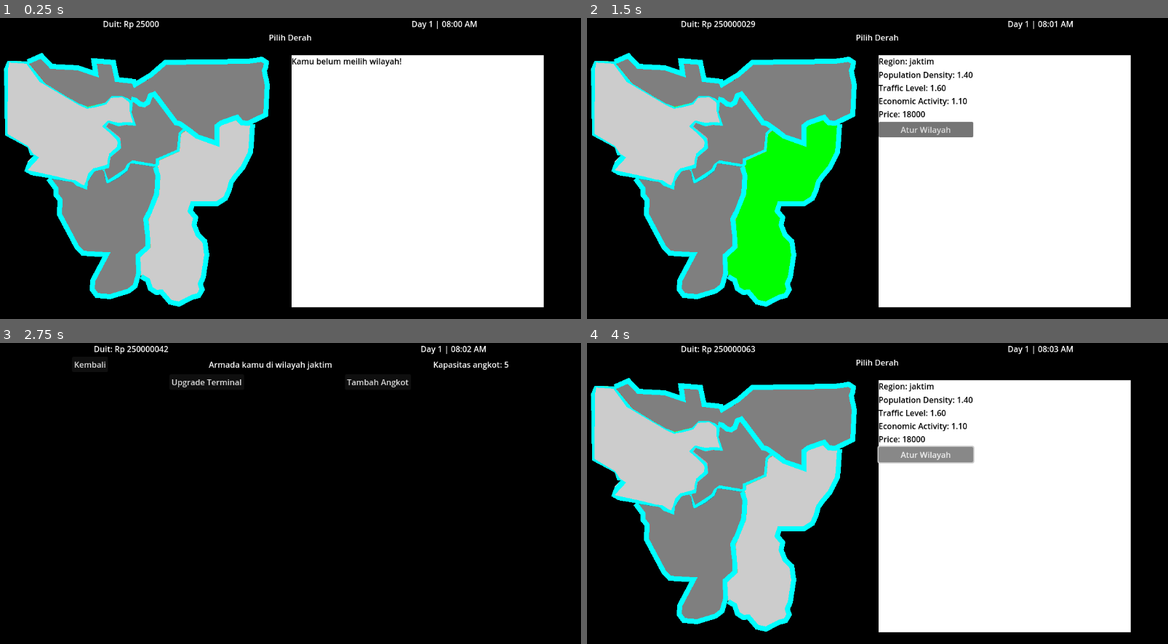
Above: before the commit, frames 1-4 (two rows, left to right).
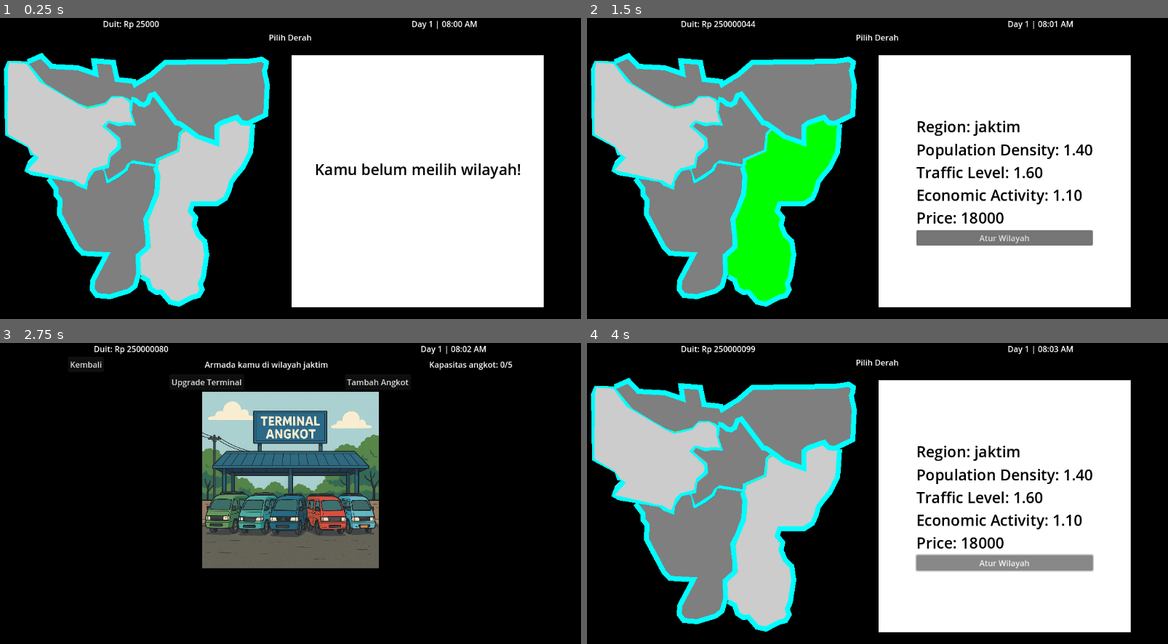
Above: after the commit, the same moments.

Repository: murifq/individual-game-jam
Game: Godot game, scene res://scenes/MainUI/SelectMap.tscn
Two runs of this game, one before a commit and one after it. Both use one fixed random seed, a clock stepped at 60 frames per second and the inputs below.
Inputs (mouse positions are in pixels of both pictures, inside the frame that each line leads up to):
- Up to frame 1 (0.25 s): no input
- Up to frame 2 (1.5 s): tap Enter at 0.5 s; move the mouse to (587, 54) at 0.52 s; click (587, 54) at 0.67 s; tap Space at 1.25 s; move the mouse to (784, 171) at 1.27 s; click (784, 171) at 1.42 s
- Up to frame 3 (2.75 s): click "Atur Wilayah" at 2 s
- Up to frame 4 (4 s): click "Kembali" at 2.75 s; click "Atur Wilayah" at 3.5 s

The runs differ from the first frame. In frame 1, 0.9% of the frame differs, in the area x 50-90%, y 13-54%; in frame 2, 5.0%; in frame 3, 18%, in the area x 12-89%, y 0-75%; in frame 4, 5.4%.

Commit message:
fully functional for angkot, terminal, drivers, and regions

Diff:
--- a/scenes/MainUI/DriverList.tscn
+++ b/scenes/MainUI/DriverList.tscn
@@ -39,12 +39,12 @@
 
 [node name="LabelTitle" type="Label" parent="VBoxContainer/HBoxContainer2"]
 layout_mode = 2
-text = "Available Drivers"
+text = "Supir Kamu"
 horizontal_alignment = 1
 
 [node name="LabelNumberDrivers" type="Label" parent="VBoxContainer/HBoxContainer2"]
 layout_mode = 2
-text = "Available Drivers"
+text = "Jumlah supir:"
 horizontal_alignment = 1
 
 [node name="HBoxContainer3" type="HBoxContainer" parent="VBoxContainer"]
--- a/scenes/MainUI/MainUI.tscn
+++ b/scenes/MainUI/MainUI.tscn
@@ -1,8 +1,9 @@
-[gd_scene load_steps=5 format=3 uid="uid://d1dxhlx0pw8bv"]
+[gd_scene load_steps=6 format=3 uid="uid://d1dxhlx0pw8bv"]
 
 [ext_resource type="Script" path="res://scripts/MainUI/main_ui.gd" id="1_6gwic"]
 [ext_resource type="Texture2D" uid="uid://dhr1hbu3sgl8j" path="res://assets/Angkot.png" id="2_ciema"]
 [ext_resource type="PackedScene" uid="uid://c6243b85k6e7" path="res://scenes/components/InformationBar.tscn" id="2_mlvbv"]
+[ext_resource type="Texture2D" uid="uid://i1gevggbqpy3" path="res://assets/terminal/TerminalLevel2.png" id="3_vg2i0"]
 [ext_resource type="Script" path="res://scripts/time/time_manager.gd" id="4_bkq7u"]
 
 [node name="MainUI" type="ColorRect" groups=["time_display"]]
@@ -21,7 +22,7 @@
 anchors_preset = 15
 anchor_right = 1.0
 anchor_bottom = 1.0
-offset_bottom = -555.0
+offset_bottom = -201.0
 grow_horizontal = 2
 grow_vertical = 2
 
@@ -70,6 +71,21 @@
 [node name="AddAngkotButton" type="Button" parent="VBoxContainer/HBoxContainer3"]
 layout_mode = 2
 text = "Tambah Angkot"
+
+[node name="HBoxContainer4" type="HBoxContainer" parent="VBoxContainer"]
+layout_mode = 2
+theme_override_constants/separation = 200
+alignment = 1
+
+[node name="CenterContainer" type="CenterContainer" parent="VBoxContainer/HBoxContainer4"]
+layout_mode = 2
+
+[node name="TerminalImage" type="TextureRect" parent="VBoxContainer/HBoxContainer4/CenterContainer"]
+custom_minimum_size = Vector2(350, 350)
+layout_mode = 2
+texture = ExtResource("3_vg2i0")
+expand_mode = 3
+stretch_mode = 4
 
 [node name="MarginContainer" type="MarginContainer" parent="."]
 layout_mode = 1
@@ -111,7 +127,8 @@
 [node name="AssignDriverButton" type="Button" parent="MarginContainer/ScrollContainer/AngkotList/AngkotItem/VBoxContainer"]
 custom_minimum_size = Vector2(0, 64)
 layout_mode = 2
-text = "Assign Driver"
+text = "Pilih
+Supir"
 
 [node name="OperateButton" type="Button" parent="MarginContainer/ScrollContainer/AngkotList/AngkotItem/VBoxContainer"]
 custom_minimum_size = Vector2(0, 64)
@@ -137,7 +154,7 @@
 [node name="UpgradeButton" type="Button" parent="MarginContainer/ScrollContainer/AngkotList/AngkotItem/VBoxContainer3"]
 layout_mode = 2
 size_flags_vertical = 3
-text = "Upgrade"
+text = "Tingkatkan"
 
 [node name="TimeManager" type="Node" parent="." groups=["time_display"]]
 script = ExtResource("4_bkq7u")
@@ -198,8 +215,12 @@
 theme_override_constants/h_separation = 100
 text = "Cancel"
 
-[node name="ConfirmButton" type="Button" parent="ConfirmationBox/VBoxContainer/CenterContainer2/HBoxContainer"]
+[node name="ConfirmAngkotButton" type="Button" parent="ConfirmationBox/VBoxContainer/CenterContainer2/HBoxContainer"]
 layout_mode = 2
 text = "Ok"
 
+[node name="ConfirmTerminalButton" type="Button" parent="ConfirmationBox/VBoxContainer/CenterContainer2/HBoxContainer"]
+layout_mode = 2
+text = "Ok"
+
 [connection signal="timeout" from="TimeManager/Timer" to="." method="_on_timer_timeout"]
--- a/scenes/MainUI/SelectMap.tscn
+++ b/scenes/MainUI/SelectMap.tscn
@@ -88,22 +88,27 @@
 layout_mode = 2
 size_flags_vertical = 4
 
-[node name="VBoxContainer" type="VBoxContainer" parent="HBoxContainer/ColorRect"]
+[node name="CenterContainer" type="CenterContainer" parent="HBoxContainer/ColorRect"]
 layout_mode = 0
-offset_right = 40.0
-offset_bottom = 40.0
+offset_right = 501.0
+offset_bottom = 498.0
 
-[node name="RegionLabel" type="Label" parent="HBoxContainer/ColorRect/VBoxContainer"]
+[node name="VBoxContainer" type="VBoxContainer" parent="HBoxContainer/ColorRect/CenterContainer"]
+layout_mode = 2
+
+[node name="RegionLabel" type="Label" parent="HBoxContainer/ColorRect/CenterContainer/VBoxContainer"]
 layout_mode = 2
 theme_override_colors/font_color = Color(0, 0, 0, 1)
+theme_override_font_sizes/font_size = 30
 text = "Region:"
 
-[node name="StatsLabel" type="Label" parent="HBoxContainer/ColorRect/VBoxContainer"]
+[node name="StatsLabel" type="Label" parent="HBoxContainer/ColorRect/CenterContainer/VBoxContainer"]
 layout_mode = 2
 theme_override_colors/font_color = Color(0, 0, 0, 1)
+theme_override_font_sizes/font_size = 30
 text = "Stats:"
 
-[node name="Button" type="Button" parent="HBoxContainer/ColorRect/VBoxContainer"]
+[node name="Button" type="Button" parent="HBoxContainer/ColorRect/CenterContainer/VBoxContainer"]
 visible = false
 layout_mode = 2
 text = "Buy Region"
--- a/scripts/MainUI/driver_list.gd
+++ b/scripts/MainUI/driver_list.gd
@@ -5,6 +5,7 @@
 
 @onready var back_button = $VBoxContainer/HBoxContainer2/BackButton
 @onready var add_drivers_button = $VBoxContainer/HBoxContainer3/AddDrivers
+@onready var label_number_drivers = $VBoxContainer/HBoxContainer2/LabelNumberDrivers  # Label to display the number of drivers
 
 func _ready():
 	# Hide the template node
@@ -23,24 +24,12 @@
 		if child != driver_item_template:
 			child.queue_free()
 	driver_item_template.visible = false
-	# Add a "Detach Driver" option if the selected Angkot has a driver
-	if Global.selected_angkot and Global.selected_angkot.driver:
-		var detach_item = driver_item_template.duplicate()
-		detach_item.visible = true
 
-		var DriverName = detach_item.get_node("DriverName")
-		var DriverStats = detach_item.get_node("DriverStats")
-		var AssignButton = detach_item.get_node("AssignButton")
+	# Update the label to show the total number of drivers
+	label_number_drivers.text = "Jumlah supir: %d" % Global.drivers.size()
 
-		DriverName.text = "Detach Driver"
-		DriverStats.text = "Remove the current driver from this Angkot."
-		AssignButton.text = "Detach"
-		AssignButton.connect("pressed", self._on_detach_driver_pressed)
-
-		driver_list_container.add_child(detach_item)
-
-	# Add each available driver to the list
-	for driver in get_all_available_drivers():
+	# Add each driver to the list
+	for driver in Global.drivers:
 		var driver_item = driver_item_template.duplicate()
 		driver_item.visible = true
 
@@ -57,8 +46,13 @@
 			driver.fee
 		]
 
-		# Connect the Assign button
-		AssignButton.connect("pressed", self._on_assign_button_pressed.bind(driver))
+		# Set AssignButton text and behavior
+		if driver.is_assigned and driver == Global.selected_angkot.driver:
+			AssignButton.text = "Lepaskan"
+			AssignButton.connect("pressed", self._on_detach_driver_pressed.bind(driver))
+		else:
+			AssignButton.text = "Tetapkan"
+			AssignButton.connect("pressed", self._on_assign_button_pressed.bind(driver))
 
 		# Connect the Fire button
 		FireButton.connect("pressed", self._on_fire_button_pressed.bind(driver))
@@ -89,21 +83,23 @@
 	else:
 		print("No Angkot selected!")
 
-func _on_detach_driver_pressed():
+func _on_detach_driver_pressed(driver: Driver):
 	# Detach the driver from the currently selected Angkot
-	if Global.selected_angkot and Global.selected_angkot.driver:
-		Global.selected_angkot.driver.is_assigned = false
-		Global.selected_angkot.driver = null
-		print("Driver detached from %s" % Global.selected_angkot.name)
+	for angkot in Global.angkots:
+		if angkot.driver == driver:
+			angkot.driver = null
+			driver.is_assigned = false
+			print("Driver %s has been detached from Angkot %s" % [driver.name, angkot.name])
+			break
 
-		# Return to the MainUI scene
-		get_tree().change_scene_to_file("res://scenes/MainUI/MainUI.tscn")
+	# Update the driver list UI
+	populate_driver_list()
 
 func _on_fire_button_pressed(driver: Driver):
-# Check if the driver is assigned to an Angkot
+	# Check if the driver is assigned to an Angkot
 	for angkot in Global.angkots:
 		if angkot.driver == driver:
-	# Detach the driver from the Angkot
+			# Detach the driver from the Angkot
 			angkot.driver = null
 			print("Driver %s has been detached from Angkot %s" % [driver.name, angkot.name])
 			break
--- a/scripts/MainUI/main_ui.gd
+++ b/scripts/MainUI/main_ui.gd
@@ -11,9 +11,14 @@
 @onready var upgrade_terminal_button = $VBoxContainer/HBoxContainer3/UpgradeTerminalButton
 
 @onready var label_info = $ConfirmationBox/VBoxContainer/CenterContainer/InfoLabel
-@onready var confirm_button = $ConfirmationBox/VBoxContainer/CenterContainer2/HBoxContainer/ConfirmButton
+
+@onready var confirm_terminal_button = $ConfirmationBox/VBoxContainer/CenterContainer2/HBoxContainer/ConfirmTerminalButton
+@onready var confirm_ankot_button = $ConfirmationBox/VBoxContainer/CenterContainer2/HBoxContainer/ConfirmAngkotButton
+
 @onready var cancel_button = $ConfirmationBox/VBoxContainer/CenterContainer2/HBoxContainer/CancelButton
 @onready var confirmation_box = $ConfirmationBox
+
+@onready var terminal_image = $VBoxContainer/HBoxContainer4/CenterContainer/TerminalImage
 
 func _ready():
 	if not Global.is_initialized:
@@ -21,7 +26,7 @@
 
 	# Set up the label for the selected region
 	label_page.text = "Armada kamu di wilayah " + Global.selected_region
-	label_capacity.text = "Kapasitas angkot: " + str(Global.terminals[Global.selected_region].capacity)
+
 	angkot_item_template.visible = false
 
 	# Connect the BackButton
@@ -31,8 +36,8 @@
 	cancel_button.pressed.connect(self._on_cancel_upgrade_button_pressed)
 
 	# Connect the ConfirmButton
-	confirm_button.pressed.connect(self._on_confirm_upgrade_button_pressed)
-
+	#confirm_button.pressed.connect(self._on_confirm_upgrade_button_pressed)
+	upgrade_terminal_button.connect("pressed", self._on_upgrade_terminal_button_pressed.bind(Global.terminals[Global.selected_region]))
 	# Connect the AddAngkotButton
 	add_angkot_button.pressed.connect(self._on_add_angkot_button_pressed)
 
@@ -45,7 +50,16 @@
 		if child != angkot_item_template:  # Skip the template
 			child.queue_free()
 
-	# Create buttons for each angkot
+	# Get the terminal for the selected region
+	var terminal = Global.terminals[Global.selected_region]
+	terminal_image.texture = load(terminal.image_path)
+
+	# Count the number of angkots in the selected region
+	var angkots_in_region = Global.angkots.filter(func(angkot): return angkot.current_region.short_name == Global.selected_region).size()
+
+	# Update the label_capacity to show the number of angkots and the terminal's capacity
+	label_capacity.text = "Kapasitas angkot: %d/%d" % [angkots_in_region, terminal.capacity]
+
 	for angkot in Global.angkots:
 		if angkot.current_region.short_name != Global.selected_region:
 			continue
@@ -93,13 +107,13 @@
 		# Connect buttons
 		AngkotLabel.pressed.connect(self._on_angkot_button_pressed.bind(angkot))
 		AngkotImage.pressed.connect(self._on_angkot_button_pressed.bind(angkot))
-		RepairButton.text = "Repair (Rp 500)"
+		RepairButton.text = "Perbaiki (Rp 500)"
 		RepairButton.connect("pressed", self._on_repair_button_pressed.bind(angkot))
-		SellButton.text = "Sell (Rp %d)" % angkot.calculate_sell_price()
+		SellButton.text = "Jual (Rp %d)" % angkot.calculate_sell_price()
 		SellButton.connect("pressed", self._on_sell_button_pressed.bind(angkot))
 		OperateButton.connect("pressed", self._on_operate_button_pressed.bind(angkot))
 		AssignDriverButton.connect("pressed", self._on_assign_driver_button_pressed.bind(angkot))
-		UpgradeButton.connect("pressed", self._on_upgrade_button_pressed.bind(angkot))  # Connect UpgradeButton
+		UpgradeButton.connect("pressed", self._on_upgrade_angkot_button_pressed.bind(angkot))  # Connect UpgradeButton
 
 		angkot_list.add_child(angkot_item)
 
@@ -168,9 +182,14 @@
 	# Change to the DriverList scene
 	get_tree().change_scene_to_file("res://scenes/MainUI/DriverList.tscn")
 
-func _on_upgrade_button_pressed(angkot: Angkot):
+func _on_upgrade_angkot_button_pressed(angkot: Angkot):
 	# Get the upgraded angkot stats using upgrade_info
 	confirmation_box.visible = true
+	confirm_ankot_button.visible = true
+	confirm_terminal_button.visible = false
+
+	confirm_ankot_button.pressed.connect(self._on_confirm_upgrade_button_pressed.bind("Angkot"))
+
 	if angkot.upgrade_level == 5:
 		label_info.text = "Level angkot sudah maksimal"
 		return
@@ -188,13 +207,48 @@
 	]
 	print("Upgrade Info: ", label_info.text)
 
-func _on_confirm_upgrade_button_pressed():
-	# Perform the real upgrade on the selected angkot
-	if Global.selected_angkot:
-		var upgrade_result = Global.selected_angkot.upgrade()
-		print(upgrade_result)
+func _on_upgrade_terminal_button_pressed(terminal: Terminal):
+	# Show the confirmation box and set visibility for terminal upgrade
+	confirmation_box.visible = true
+	confirm_ankot_button.visible = false
+	confirm_terminal_button.visible = true
+
+	# Connect the confirm button for terminal upgrade
+	confirm_terminal_button.pressed.connect(self._on_confirm_upgrade_button_pressed.bind("Terminal"))
+
+	# Check if the terminal is already at the maximum level
+	if terminal.level >= terminal.LEVEL_DATA.size():
+		label_info.text = "Level terminal sudah maksimal"
+		return
+
+	# Get the upgrade info for the terminal
+	var upgraded_terminal = terminal.upgrade_info()
+	label_info.text = "Upgrade Info:\nLv.%d -> Lv.%d\nCapacity: %d -> %d\nUpgrade Price: Rp %d" % [
+	terminal.level,
+	upgraded_terminal.level,
+	terminal.capacity,
+	upgraded_terminal.capacity,
+	upgraded_terminal.upgrade_price
+	]
+	print("Upgrade Info: ", label_info.text)
+
+func _on_confirm_upgrade_button_pressed(type: String):
+# Perform the real upgrade based on the type
+	if type == "Angkot":
+		if Global.selected_angkot:
+			var upgrade_result = Global.selected_angkot.upgrade()
+			print(upgrade_result)
+	elif type == "Terminal":
+		var terminal = Global.terminals.get(Global.selected_region)
+		if terminal:
+			if terminal.upgrade():
+				print("Terminal upgraded successfully!")
+			else:
+				print("Failed to upgrade terminal!")
+		# Hide the confirmation box and update the UI
 	confirmation_box.visible = false
-	update_ui()  # Refresh the UI to reflect the upgraded stats
+	update_ui()
+
 
 func _on_cancel_upgrade_button_pressed():
 	# Hide the confirmation box
--- a/scripts/MainUI/select_map.gd
+++ b/scripts/MainUI/select_map.gd
@@ -1,8 +1,8 @@
 extends ColorRect
 
-@onready var region_label = $HBoxContainer/ColorRect/VBoxContainer/RegionLabel
-@onready var stats_label = $HBoxContainer/ColorRect/VBoxContainer/StatsLabel
-@onready var button = $HBoxContainer/ColorRect/VBoxContainer/Button
+@onready var region_label = $HBoxContainer/ColorRect/CenterContainer/VBoxContainer/RegionLabel
+@onready var stats_label = $HBoxContainer/ColorRect/CenterContainer/VBoxContainer/StatsLabel
+@onready var button = $HBoxContainer/ColorRect/CenterContainer/VBoxContainer/Button
 @onready var region_map = $HBoxContainer/VBoxContainer/CanvasLayer/AngkotMap
 
 # Track the currently hovered and clicked regions
--- a/scripts/OOP/Terminal.gd
+++ b/scripts/OOP/Terminal.gd
@@ -7,15 +7,16 @@
 var level: int = 1  # Current level of the terminal
 var capacity: int = 5  # Number of angkots the terminal can hold
 var upgrade_price: int = 100_000  # Price to upgrade to the next level
+var image_path: String = "res://assets/terminal/TerminalLevel1.png"  # Image path for the terminal
 
 # Upgrade pricing and capacity for each level
 const LEVEL_DATA = [
 	{ "capacity": 5, "price": 100000 },   # Level 1
 	{ "capacity": 10, "price": 250000 },  # Level 2
 	{ "capacity": 15, "price": 500000 },  # Level 3
-	{ "capacity": 20, "price": 1000000 },# Level 4
-	{ "capacity": 30, "price": 2000000 },# Level 5
-	{ "capacity": 50, "price": 5000000 } # Level 6
+	{ "capacity": 20, "price": 1000000 }, # Level 4
+	{ "capacity": 30, "price": 2000000 }, # Level 5
+	{ "capacity": 50, "price": 5000000 }  # Level 6
 ]
 
 # Upgrade the terminal to the next level
@@ -30,6 +31,7 @@
 		level += 1
 		capacity = next_level_data["capacity"]  # Update the capacity
 		upgrade_price = LEVEL_DATA[level]["price"] if level < LEVEL_DATA.size() else 0  # Update the next upgrade price
+		_update_image_path()  # Update the image path based on the new level
 		print("Terminal upgraded to level %d! New capacity: %d" % [level, capacity])
 		return true
 	else:
@@ -43,3 +45,23 @@
 # Get the current capacity
 func get_capacity() -> int:
 	return capacity
+
+# Update the image path based on the terminal's level
+func _update_image_path():
+	image_path = "res://assets/terminal/TerminalLevel%d.png" % level
+
+# Get upgrade information without applying the upgrade
+func upgrade_info() -> Terminal:
+	if level >= LEVEL_DATA.size():
+		print("Terminal is already at the maximum level!")
+		return null
+
+	var next_level_data = LEVEL_DATA[level]  # Get the data for the next level
+	var upgraded_terminal = Terminal.new()
+	upgraded_terminal.name = name
+	upgraded_terminal.region = region
+	upgraded_terminal.level = level + 1
+	upgraded_terminal.capacity = next_level_data["capacity"]
+	upgraded_terminal.upgrade_price = LEVEL_DATA[level + 1]["price"] if level + 1 < LEVEL_DATA.size() else 0
+	upgraded_terminal.image_path = "res://assets/terminal/TerminalLevel%d.png" % (level + 1)
+	return upgraded_terminal
--- a/scripts/global/Global.gd
+++ b/scripts/global/Global.gd
@@ -63,16 +63,18 @@
 
 	# Create drivers
 	var driver1 = Driver.new()
-	driver1.name = "Pak Budi"
+	driver1.name = "Budi"
 	driver1.fee = 5  # 5000 rupiah per operation
 	driver1.skill = 1.0  # Neutral skill
 	driver1.maintenance_effect = 1.0  # Neutral maintenance effect
+	driver1.is_assigned = true
 
 	var driver2 = Driver.new()
-	driver2.name = "Pak Joko"
+	driver2.name = "Joko"
 	driver2.fee = 3  # 3000 rupiah per operation
 	driver2.skill = 0.9  # Slightly lower skill
 	driver2.maintenance_effect = 1.2  # Higher maintenance effect (worse for condition)
+	driver2.is_assigned = true
 
 	var driver3 = Driver.new()
 	driver3.name = "Pak Agus"
@@ -145,7 +147,7 @@
 	a2.driver = driver2
 
 	angkots.append(a1)
-	#angkots.append(a2)
+	angkots.append(a2)
 
 	# Assign angkots to Jakarta Barat
 	a1.current_region = regions["jakbar"]
Binary file removed: assets/AngkotKuning.png
Binary file added: assets/terminal/TerminalLevel1.png
Not shown, added: assets/terminal/TerminalLevel1.png.import
Binary file added: assets/terminal/TerminalLevel2.png
Not shown, added: assets/terminal/TerminalLevel2.png.import
Binary file added: assets/terminal/TerminalLevel3.png
Not shown, added: assets/terminal/TerminalLevel3.png.import
Binary file added: assets/terminal/TerminalLevel4.png
Not shown, added: assets/terminal/TerminalLevel4.png.import
Binary file added: assets/terminal/TerminalLevel5.png
Not shown, added: assets/terminal/TerminalLevel5.png.import
Binary file added: assets/terminal/TerminalLevel6.png
(and 1 more such lines)
